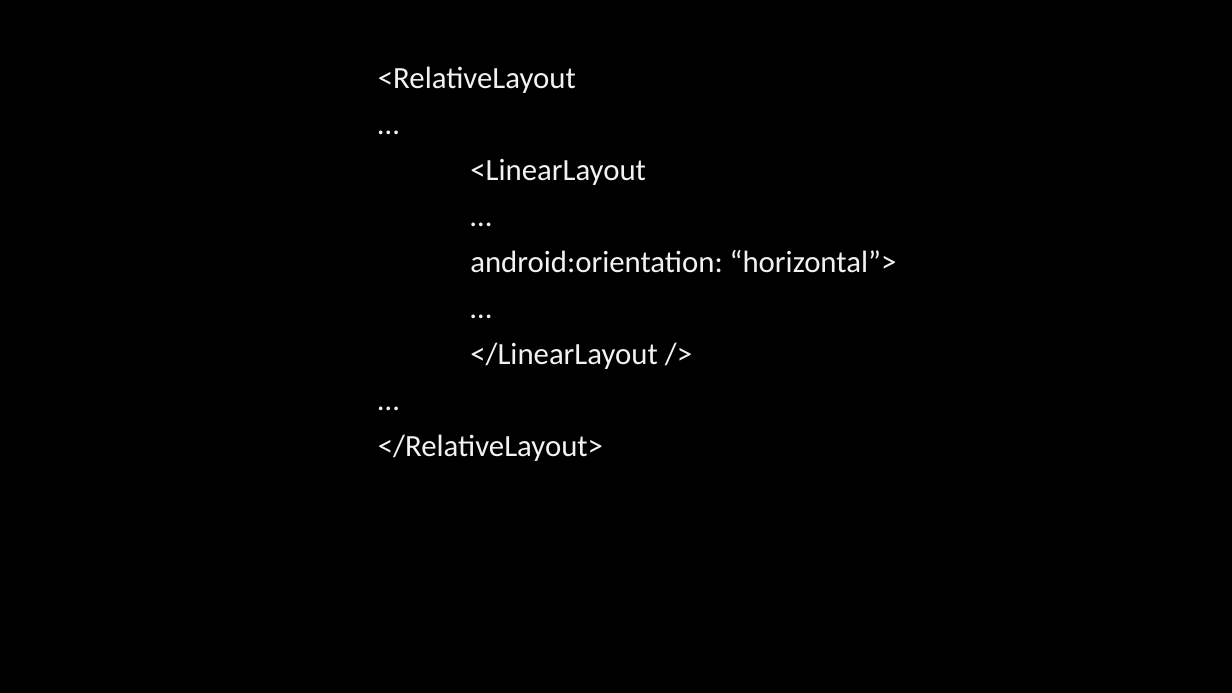
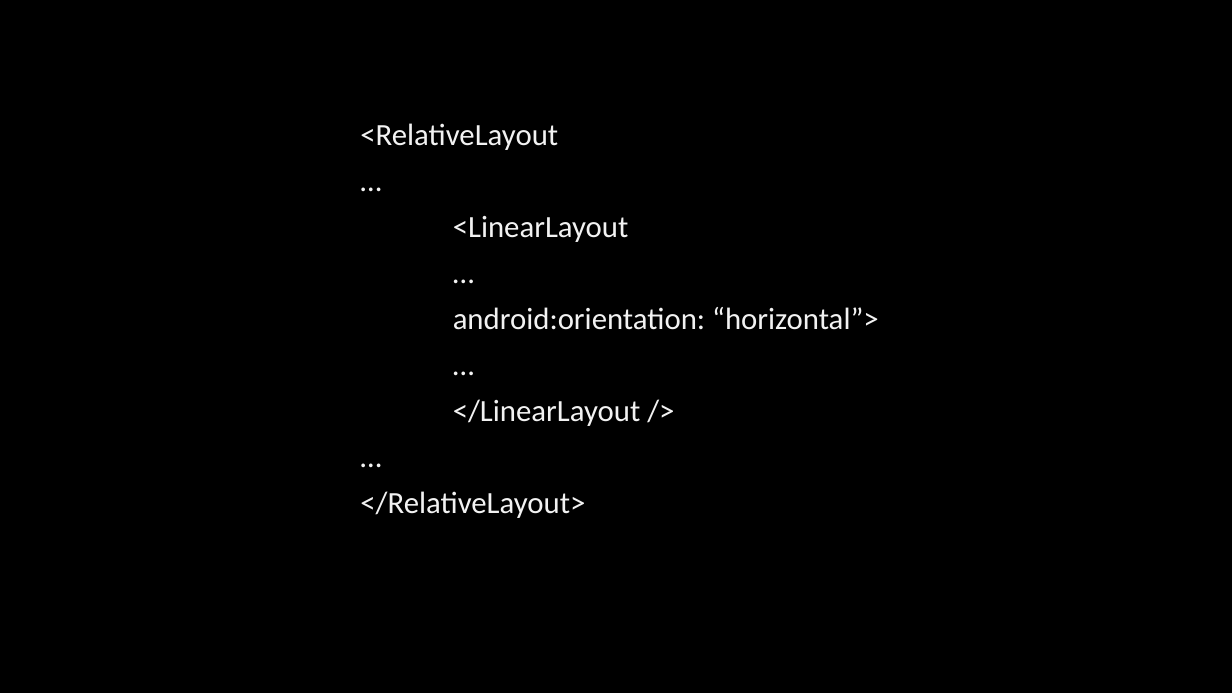
Before and after one commit to PhoenixRRDS/Presentation, a slide deck: slide 25 of The design and development of AIRYL.pptx. Drawn at 1232x693 pixels with LibreOffice and Linux fonts; fonts in the diff are those of the drawing. Boxes give left, top, right and bottom in pixels: in the first picture for what was removed or moved away, otherwise in the second. Text is boxed around its words. In the diff, an @@ line names an element or a change of style, - is before the commit and + after.

```diff
--- a/The design and development of AIRYL.pptx
+++ b/The design and development of AIRYL.pptx
@@ text "<RelativeLayout": place and size @@
-text "<RelativeLayout" at (378,66,897,461)
+text "<RelativeLayout" at (360,123,879,518)
```
Also in this commit, not shown: 6 slides added.
